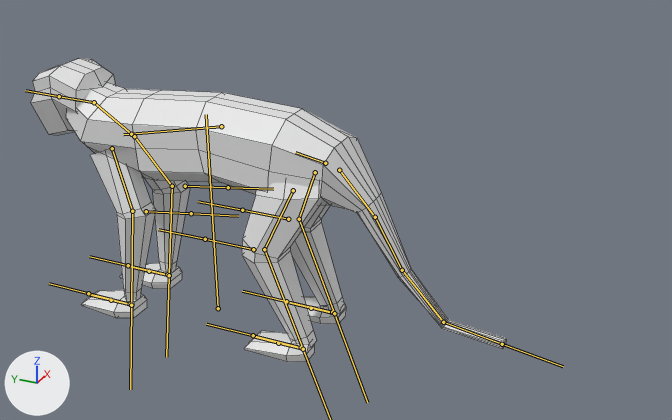
Before and after pictures for a commit that changed the FBX model Assets/Art/AnimationClips/monke2.fbx.
Both versions are drawn from a 50 mm lens placed at (-5.82, -3.47, 2.91), pointed at (0.14, -0.79, -0.07). Arrows for +X, +Y and +Z are at lower left; the lights stay in place. The bones that bend it are drawn over the model as lines. Mesh edges are drawn as thin lines.

Names of what the first picture shows: 'Monke'.
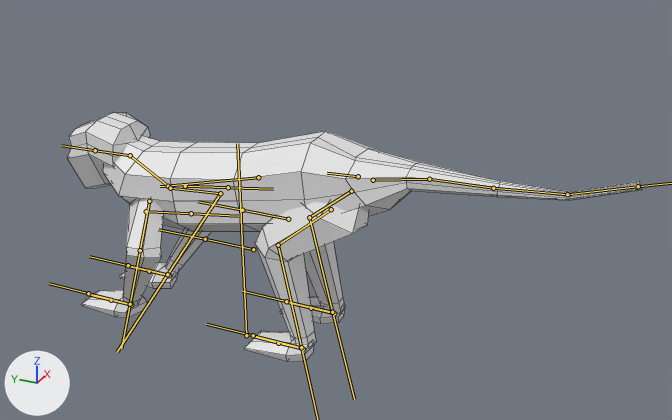
The newer file adds an action. The first version stands in its rest pose; the second is drawn at frame 11 of the action 'MonkeArmature|IdleToRun'.

Scene script edits in JSON lines:
```json
{"block": "bone_main", "where": "bone_main = bpy.data.objects['MonkeArmature'].pose.bones['Main']"}
{"op": "set", "path": "bone_main.location", "old": "(0.0, 0.0, 0.0)", "new": "(0.0, -0.197, 0.268)"}
{"block": "bone_lowerspine", "where": "bone_lowerspine = bpy.data.objects['MonkeArmature'].pose.bones['LowerSpine']  # child of 'Main'"}
{"op": "set", "path": "bone_lowerspine.location", "old": "(0.0, 0.0, 0.0)", "new": "(0.0, 0.03, 0.132)"}
{"op": "set", "path": "bone_lowerspine.rotation_quaternion", "old": "(1.0, 0.0, 0.0, 0.0)", "new": "(0.993, -0.118, 0.0, 0.0)", "note": "degrees (0, 0, 0) -> degrees (-14, 0, 0)"}
{"block": "bone_tail1", "where": "bone_tail1 = bpy.data.objects['MonkeArmature'].pose.bones['Tail1']  # child of 'LowerSpine'"}
{"op": "set", "path": "bone_tail1.rotation_quaternion", "old": "(1.0, 0.0, 0.0, 0.0)", "new": "(0.923, 0.386, 0.0, 0.0)", "note": "degrees (0, 0, 0) -> degrees (45, 0, 0)"}
{"block": "bone_tail2", "where": "bone_tail2 = bpy.data.objects['MonkeArmature'].pose.bones['Tail2']  # child of 'Tail1'"}
{"op": "set", "path": "bone_tail2.rotation_quaternion", "old": "(1.0, 0.0, 0.0, 0.0)", "new": "(0.997, -0.004, -0.012, 0.075)", "note": "degrees (0, 0, 0) -> degrees (-1, -1, 9)"}
{"block": "bone_tail3", "where": "bone_tail3 = bpy.data.objects['MonkeArmature'].pose.bones['Tail3']  # child of 'Tail2'"}
{"op": "set", "path": "bone_tail3.rotation_quaternion", "old": "(1.0, 0.0, 0.0, 0.0)", "new": "(0.994, -0.103, 0.036, 0.027)", "note": "degrees (0, 0, 0) -> degrees (-12, 4, 3)"}
{"block": "bone_tail4", "where": "bone_tail4 = bpy.data.objects['MonkeArmature'].pose.bones['Tail4']  # child of 'Tail3'"}
{"op": "set", "path": "bone_tail4.rotation_quaternion", "old": "(1.0, 0.0, 0.0, 0.0)", "new": "(0.973, -0.22, -0.063, 0.022)", "note": "degrees (0, 0, 0) -> degrees (-26, -6, 4)"}
{"block": "bone_rearthigh_r", "where": "bone_rearthigh_r = bpy.data.objects['MonkeArmature'].pose.bones['RearThigh_R']  # child of 'LowerSpine'"}
{"op": "set", "path": "bone_rearthigh_r.rotation_quaternion", "old": "(1.0, 0.0, 0.0, 0.0)", "new": "(0.938, 0.347, -0.005, -0.003)", "note": "degrees (0, 0, 0) -> degrees (41, 0, -1)"}
{"block": "bone_rearshin_r", "where": "bone_rearshin_r = bpy.data.objects['MonkeArmature'].pose.bones['RearShin_R']  # child of 'RearThigh_R'"}
{"op": "set", "path": "bone_rearshin_r.rotation_quaternion", "old": "(1.0, 0.0, 0.0, 0.0)", "new": "(0.987, -0.153, 0.0, 0.039)", "note": "degrees (0, 0, 0) -> degrees (-18, 1, 4)"}
{"block": "bone_rearthigh_l", "where": "bone_rearthigh_l = bpy.data.objects['MonkeArmature'].pose.bones['RearThigh_L']  # child of 'LowerSpine'"}
{"op": "set", "path": "bone_rearthigh_l.rotation_quaternion", "old": "(1.0, 0.0, 0.0, 0.0)", "new": "(0.938, 0.347, 0.005, 0.003)", "note": "degrees (0, 0, 0) -> degrees (41, 0, 1)"}
{"block": "bone_rearshin_l", "where": "bone_rearshin_l = bpy.data.objects['MonkeArmature'].pose.bones['RearShin_L']  # child of 'RearThigh_L'"}
{"op": "set", "path": "bone_rearshin_l.rotation_quaternion", "old": "(1.0, 0.0, 0.0, 0.0)", "new": "(0.987, -0.153, 0.0, -0.039)", "note": "degrees (0, 0, 0) -> degrees (-18, -1, -4)"}
{"block": "bone_upperspine", "where": "bone_upperspine = bpy.data.objects['MonkeArmature'].pose.bones['UpperSpine']  # child of 'Main'"}
{"op": "set", "path": "bone_upperspine.location", "old": "(0.0, 0.0, 0.0)", "new": "(0.0, -0.002, -0.177)"}
{"op": "set", "path": "bone_upperspine.rotation_quaternion", "old": "(1.0, 0.0, 0.0, 0.0)", "new": "(1.0, -0.019, 0.0, 0.0)", "note": "degrees (0, 0, 0) -> degrees (-2, 0, 0)"}
{"block": "bone_frontthigh_r", "where": "bone_frontthigh_r = bpy.data.objects['MonkeArmature'].pose.bones['FrontThigh_R']  # child of 'UpperSpine'"}
{"op": "set", "path": "bone_frontthigh_r.rotation_quaternion", "old": "(1.0, 0.0, 0.0, 0.0)", "new": "(0.921, -0.104, -0.057, -0.37)", "note": "degrees (0, 0, 0) -> degrees (-9, -10, -43)"}
{"block": "bone_frontshin_r", "where": "bone_frontshin_r = bpy.data.objects['MonkeArmature'].pose.bones['FrontShin_R']  # child of 'FrontThigh_R'"}
{"op": "set", "path": "bone_frontshin_r.rotation_quaternion", "old": "(1.0, 0.0, 0.0, 0.0)", "new": "(0.854, 0.441, 0.002, 0.275)", "note": "degrees (0, 0, 0) -> degrees (51, -14, 29)"}
{"block": "bone_frontthigh_l", "where": "bone_frontthigh_l = bpy.data.objects['MonkeArmature'].pose.bones['FrontThigh_L']  # child of 'UpperSpine'"}
{"op": "set", "path": "bone_frontthigh_l.rotation_quaternion", "old": "(1.0, 0.0, 0.0, 0.0)", "new": "(0.921, -0.104, 0.057, 0.37)", "note": "degrees (0, 0, 0) -> degrees (-9, 10, 43)"}
{"block": "bone_frontshin_l", "where": "bone_frontshin_l = bpy.data.objects['MonkeArmature'].pose.bones['FrontShin_L']  # child of 'FrontThigh_L'"}
{"op": "set", "path": "bone_frontshin_l.rotation_quaternion", "old": "(1.0, 0.0, 0.0, 0.0)", "new": "(0.854, 0.441, -0.002, -0.275)", "note": "degrees (0, 0, 0) -> degrees (51, 14, -29)"}
```

Boxes [x1, y1, x2, y2] around the edits, measured in the pictures (672 x 420 px):
```json
{"object": "Monke", "change": "posed", "before": [31, 58, 507, 362], "after": [67, 112, 642, 362], "on screen": "21% wider, 18% shorter"}
{"bone": "Main", "before": "(218, 308) to (206, 114)", "after": "(246, 335) to (237, 143)"}
{"bone": "LowerSpine", "before": "(325, 163) to (295, 152)", "after": "(358, 176) to (327, 173)"}
{"bone": "Tail1", "before": "(339, 170) to (375, 217)", "after": "(373, 180) to (429, 179)"}
{"bone": "Tail2", "before": "(375, 217) to (402, 270)", "after": "(429, 179) to (493, 188)"}
{"bone": "Tail3", "before": "(402, 270) to (443, 322)", "after": "(493, 188) to (567, 194)"}
{"bone": "Tail4", "before": "(443, 322) to (502, 344)", "after": "(567, 194) to (638, 186)"}
{"bone": "RearThigh_R", "before": "(315, 172) to (299, 219)", "after": "(351, 191) to (309, 217)"}
{"bone": "RearShin_R", "before": "(299, 219) to (334, 313)", "after": "(309, 217) to (332, 312)"}
{"bone": "RearThigh_L", "before": "(293, 190) to (264, 249)", "after": "(331, 209) to (278, 245)"}
{"bone": "RearShin_L", "before": "(264, 249) to (303, 349)", "after": "(278, 245) to (301, 347)"}
{"bone": "UpperSpine", "before": "(221, 126) to (123, 134)", "after": "(258, 177) to (160, 186)"}
{"bone": "FrontThigh_R", "before": "(134, 136) to (172, 186)", "after": "(170, 188) to (220, 193)"}
{"bone": "FrontShin_R", "before": "(172, 186) to (169, 275)", "after": "(220, 193) to (167, 274)"}
{"bone": "FrontThigh_L", "before": "(112, 148) to (132, 211)", "after": "(149, 201) to (140, 250)"}
{"bone": "FrontShin_L", "before": "(132, 211) to (131, 305)", "after": "(140, 250) to (130, 304)"}
```
